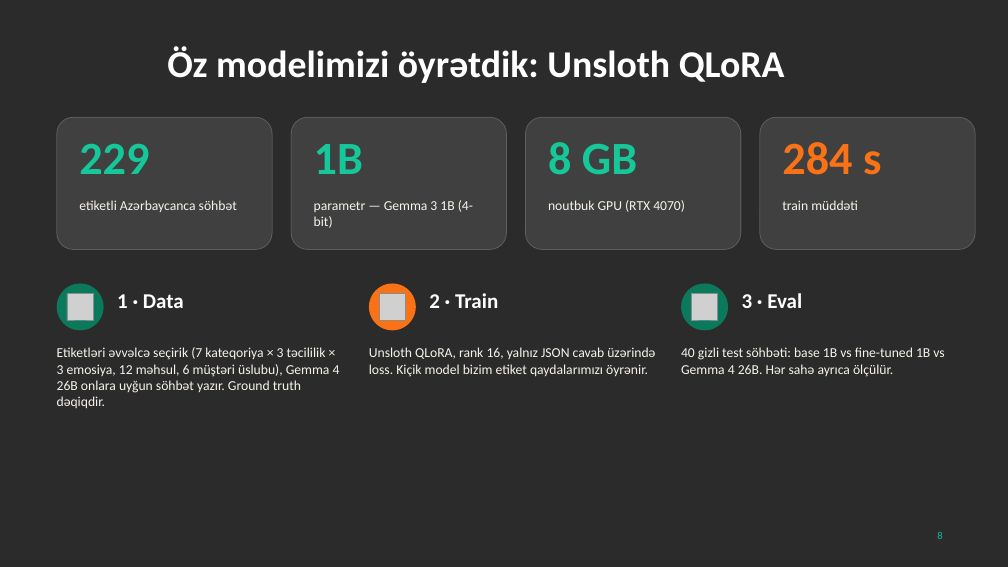
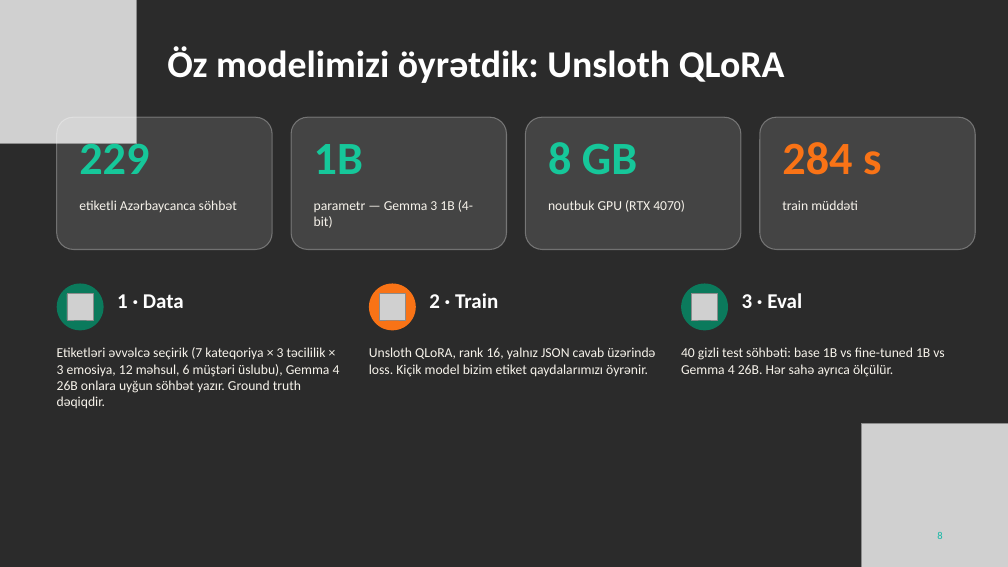
Before and after one commit to Ducktoberfest/team-Chill, a slide deck: slide 8 of deck/ChillDesk.pptx. Drawn at 1008x567 pixels with LibreOffice and Linux fonts; fonts in the diff are those of the drawing; grey boxes stand for pictures; background and template pictures are left out; a plain dark background stands for a picture behind light text. Boxes give left, top, right and bottom in pixels: in the first picture for what was removed or moved away, otherwise in the second. Text is boxed around its words. In the diff, an @@ line names an element or a change of style, - is before the commit and + after.

```diff
--- a/deck/ChillDesk.pptx
+++ b/deck/ChillDesk.pptx
@@ picture added at (0, 0, 136, 144) @@
@@ fill #FFFFFF at 10% opacity to #FFFFFF at 12% opacity; outline #FFFFFF 0.75 pt to #FFFFFF 1 pt in 4 elements at (57, 117, 272, 250), (291, 117, 507, 250), (526, 117, 741, 250), (760, 117, 975, 250) @@
@@ picture added at (862, 423, 1008, 567) @@
```
Also in this commit, not shown: 10 other slides changed, 19 other files.
